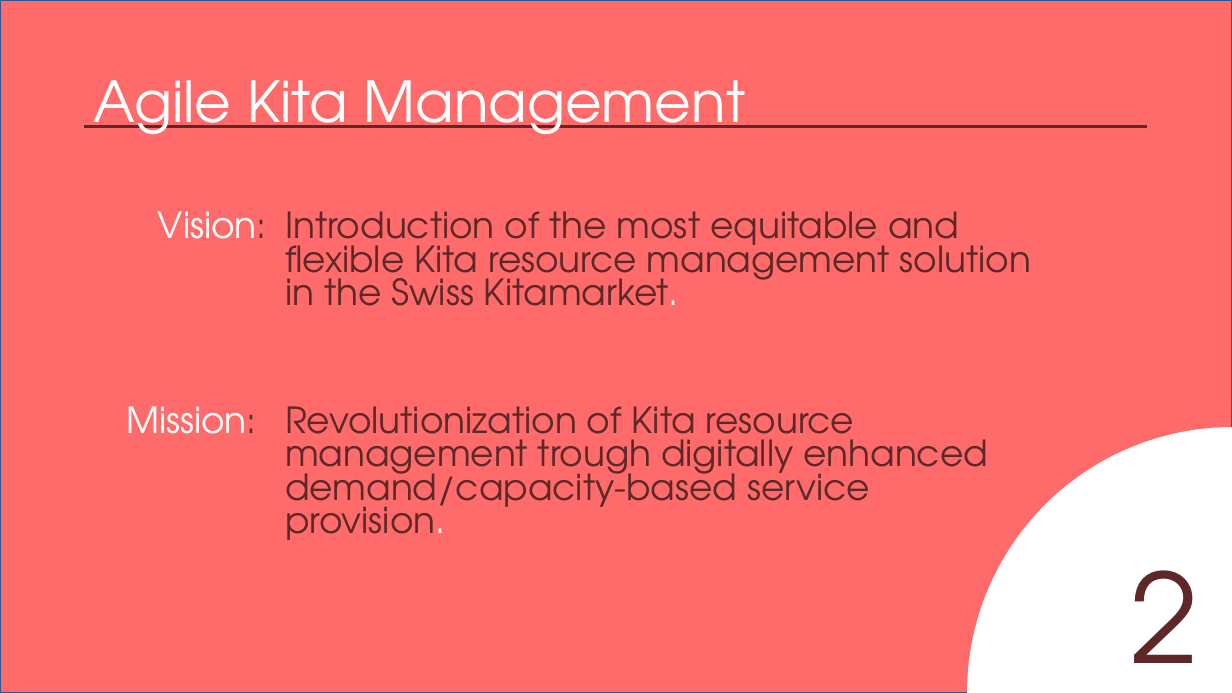
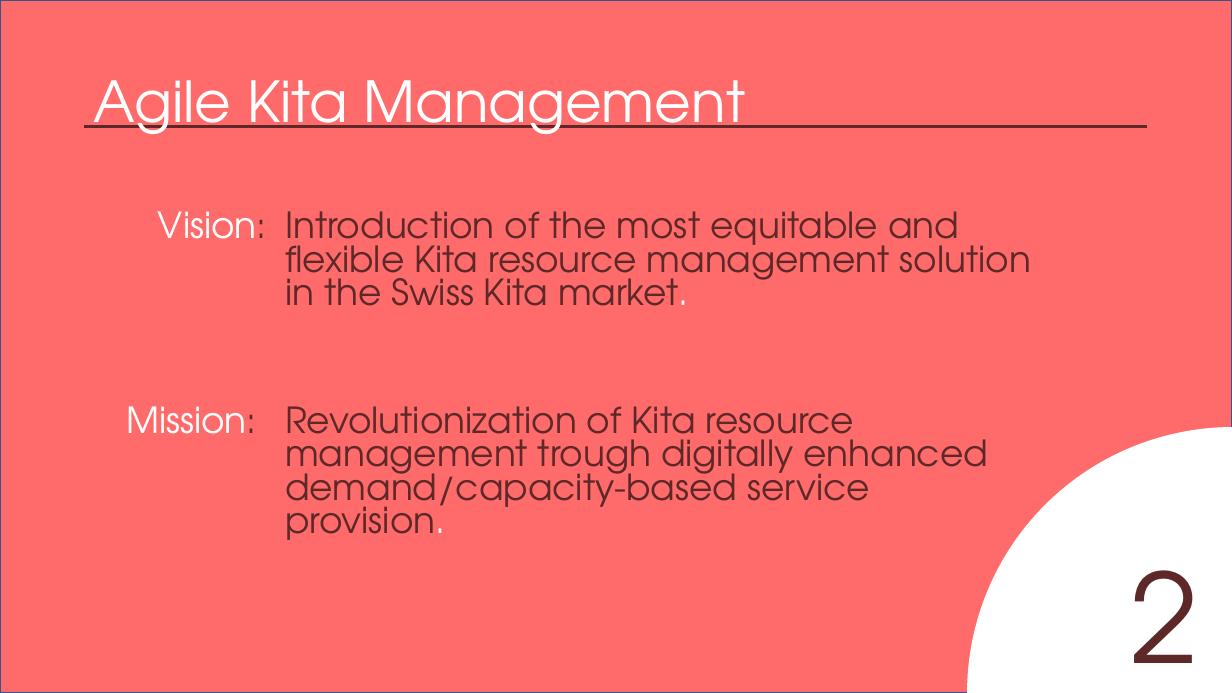
Before and after one commit to AgileBusinessAnalysis/10_TEAM, a slide deck: slide 6 of Initial_Pitch.pptx (slide 5 before the commit). Drawn at 1232x693 pixels with LibreOffice and Linux fonts; fonts in the diff are those of the drawing. Boxes give left, top, right and bottom in pixels: in the first picture for what was removed or moved away, otherwise in the second. Text is boxed around its words. In the diff, an @@ line names an element or a change of style, - is before the commit and + after.

```diff
--- a/Initial_Pitch.pptx
+++ b/Initial_Pitch.pptx
@@ table at box(85, 208, 1148, 597) @@
-row 1, column 2: Introduction of the most equitable and / flexible Kita resource management solution / in the Swiss Kitamarket.
+row 1, column 2: Introduction of the most equitable and / flexible Kita resource management solution / in the Swiss Kita market.
```
Also in this commit, not shown: 4 other slides changed, 1 slide added.
